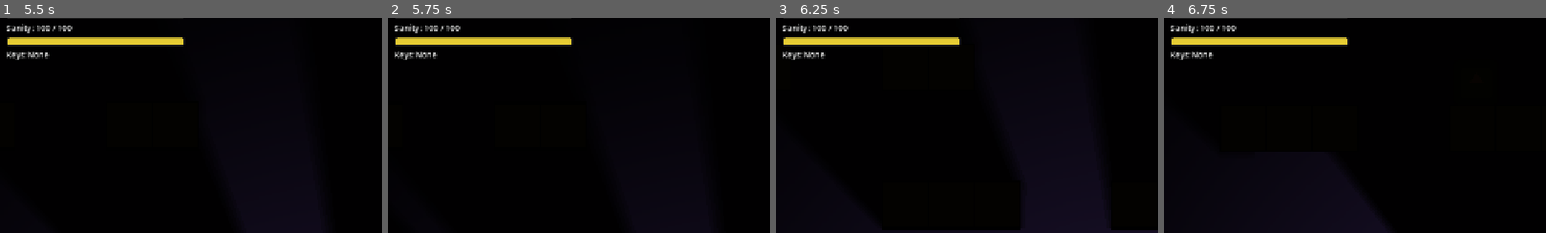
Above: before the commit, frames 1-4 (left to right).
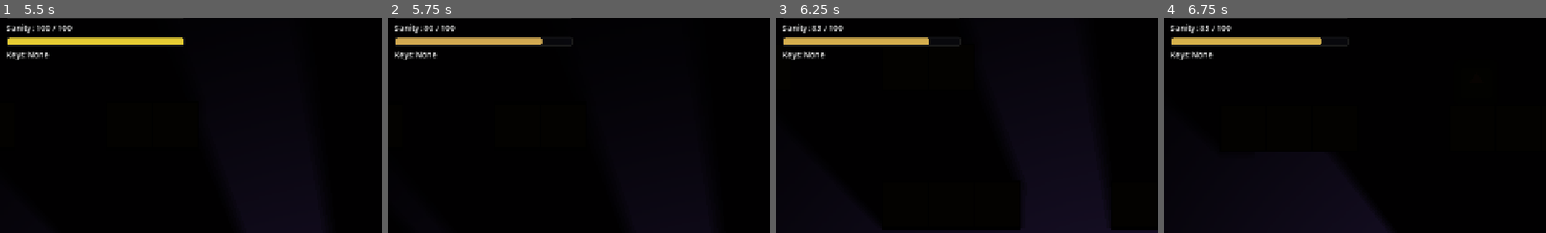
Above: after the commit, the same moments.

Repository: hikarirainbow/New-Project
Game: Godot game, scene res://scenes/ui/main_menu.tscn
Same seed, same stepped clock (60 frames per second), same inputs: the game is played once before the commit and once after it. The engine's default icon, where the game draws it, is replaced by a stand-in: a white triangle on a blue panel in a dark square.
Inputs (mouse positions are % of the whole screen's width and height, from its top left):
- Up to frame 1 (5.5 s): click "Play" at 0.5 s; click "New Game" at 1.25 s; tap Enter at 2 s; move the mouse to (55, 50) at 2.02 s; hold Up from 2.03 s (still down); tap X (attack) at 2.1 s; tap Space (jump) at 2.27, 3.02, 4.25, 4.52, 5.27 s; move the mouse to (45, 50) at 2.77 s; tap C (dash) at 2.85 s; move the mouse to (52, 48) at 3.52 s; tap E (interact) at 3.6 s; move the mouse to (49, 52) at 4.27 s; tap S (look_down) at 4.35 s; move the mouse to (57, 51) at 5.02 s; hold W (look_up) from 5.03 s (still down)
- Up to frame 2 (5.75 s): keep holding Up; keep holding W (look_up); tap F (skill_attract) at 5.65 s
- Up to frame 3 (6.25 s): keep holding Up; move the mouse to (42, 49) at 5.77 s; release W (look_up) at 5.78 s; tap X (attack) at 5.85 s; tap Space (jump) at 6.02 s
- Up to frame 4 (6.75 s): keep holding Up; move the mouse to (51, 50) at 6.52 s; tap C (dash) at 6.6 s
The pictures show only the part of the screen within x 1-51%, y 8-58%; the shares and areas given below are measured in that part.

Frame 1 is identical in both runs. In frame 2, 1.8% of the frame differs, in the area x 2-48%, y 3-13%; in frame 3, 1.5%; in frame 4, 1.4%.

Commit message:
feat: deduct 20 sanity points on Attract skill cast

Diff:
--- a/scenes/player/components/attract_skill_component.gd
+++ b/scenes/player/components/attract_skill_component.gd
@@ -28,6 +28,10 @@
 
 func cast_skill() -> void:
 	cooldown_timer = cooldown_duration
+
+	# Deduct 20 sanity points on cast
+	if player.corruption_component:
+		player.corruption_component.subtract_sanity(20.0)
 
 	# Trigger vector drawing animation
 	cone_alpha = 0.4
Not shown, added: scenes/player/player_corpse.gd.uid
Not shown: 1 places in scenes/player/player_corpse.tscn that only renumber resources
Not shown, added: scenes/player/player_shard.gd.uid
Not shown: 1 places in scenes/player/player_shard.tscn that only renumber resources
